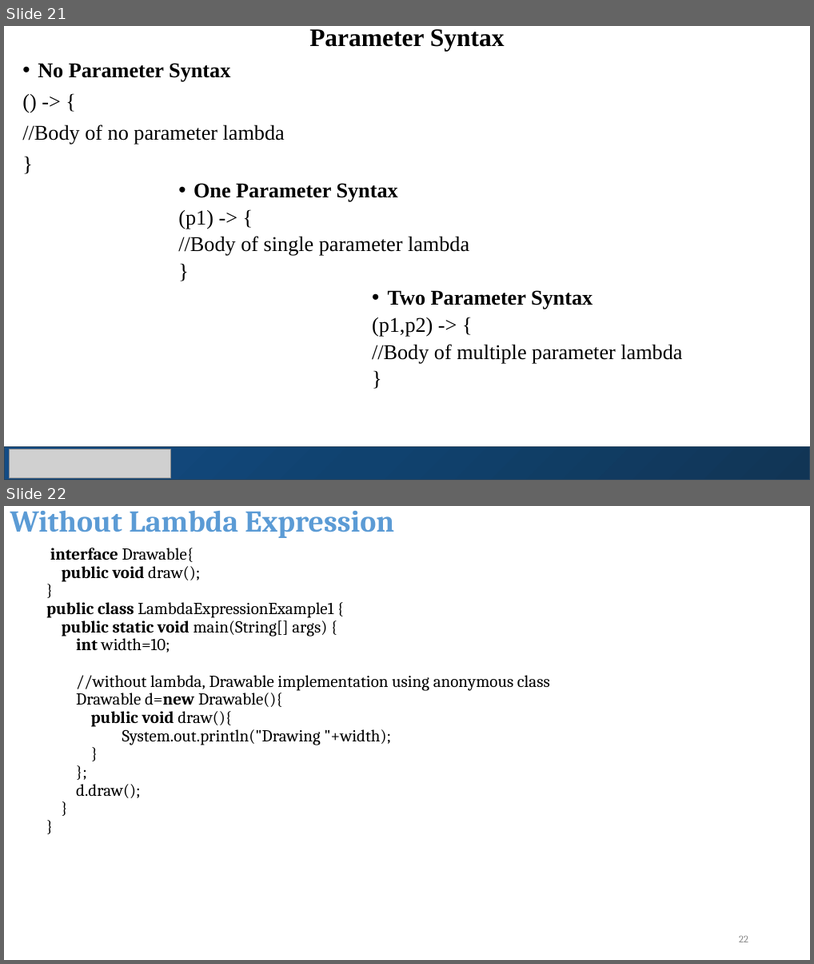
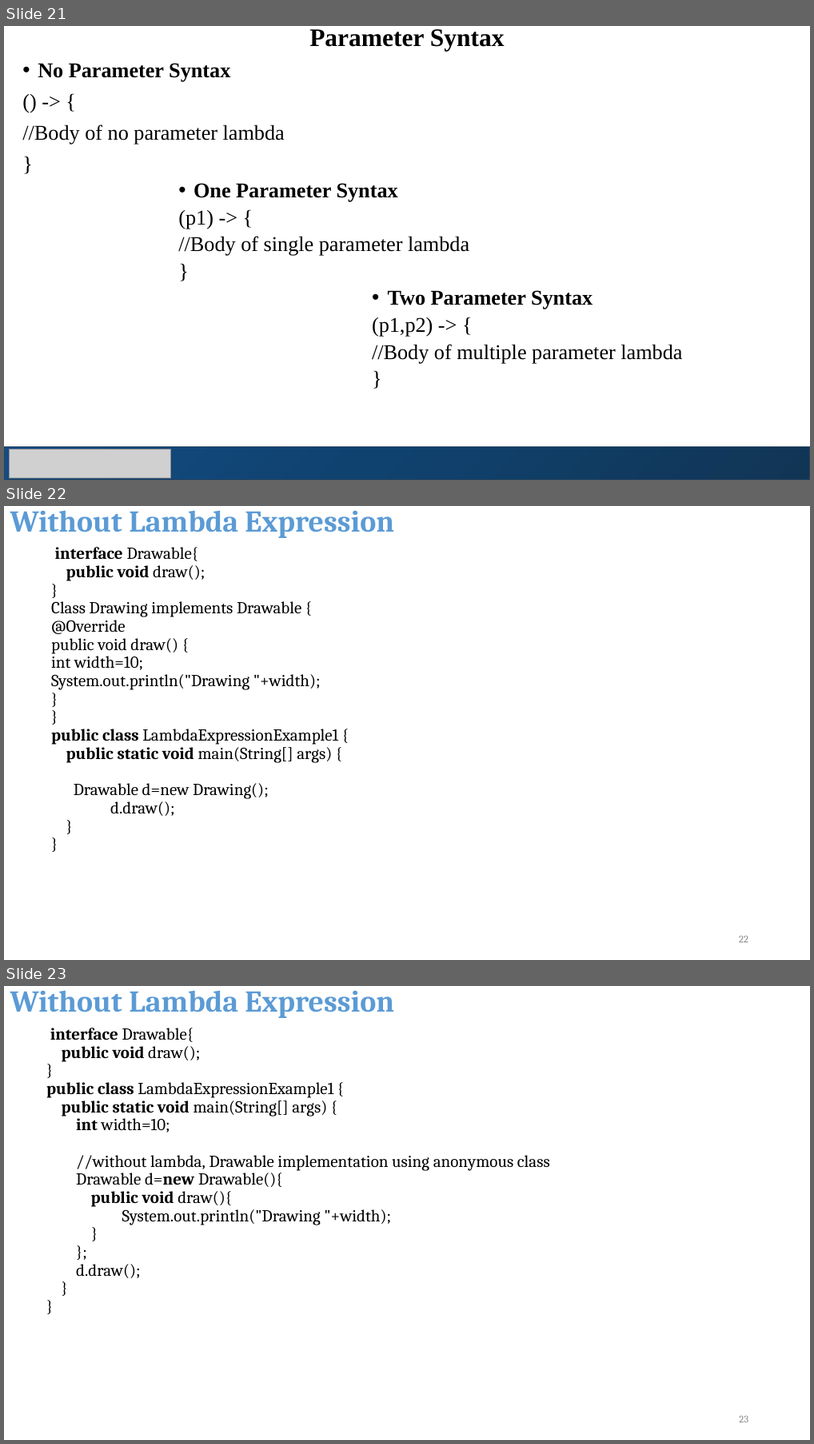
Before and after one commit to suniljeevan/Scalable-Application-Development-using-Java, a slide deck: COURSE MATERIALS/Module4 _CSE2503.pptx. Shown one above the other, each under a label of ours: slides 21 and 22 before the commit, slides 21, 22 and 23 after it. The pictures are 814x964 and 814x1444 pixels, drawn with LibreOffice and Linux fonts; fonts in the diff are those of the drawing; grey boxes stand for pictures. Boxes give left, top, right and bottom in pixels: in the first picture for what was removed or moved away, otherwise in the second. Text is boxed around its words. In the diff, an @@ line names an element or a change of style, - is before the commit and + after.

```diff
--- a/COURSE MATERIALS/Module4 _CSE2503.pptx
+++ b/COURSE MATERIALS/Module4 _CSE2503.pptx
@@ slide 22 added at box(4, 506, 810, 960), background #FFFFFF @@
@@ title added at box(10, 511, 394, 538), 36 pt, text #5B9BD5, bold @@
+Without Lambda Expression
@@ text added at box(51, 547, 338, 816), 20 pt, text #000000 @@
+interface Drawable{
+public void draw();
+}
+Class Drawing implements Drawable {
+@Override
+public void draw() {
+int width=10;
+System.out.println("Drawing "+width);
+}
+}
+public class LambdaExpressionExample1 {
+public static void main(String[] args) {
+Drawable d=new Drawing();
+d.draw();
+}
+}
@@ page number added at box(739, 935, 749, 942), 12 pt, text #8C8C8C @@
+22
@@ what was slide 22 is now slide 23 @@
@@ page number at box(739, 1415, 749, 1422): text changed @@
-22
+23
```
Also in this commit, not shown: 1 slide changed, 2 other files.
